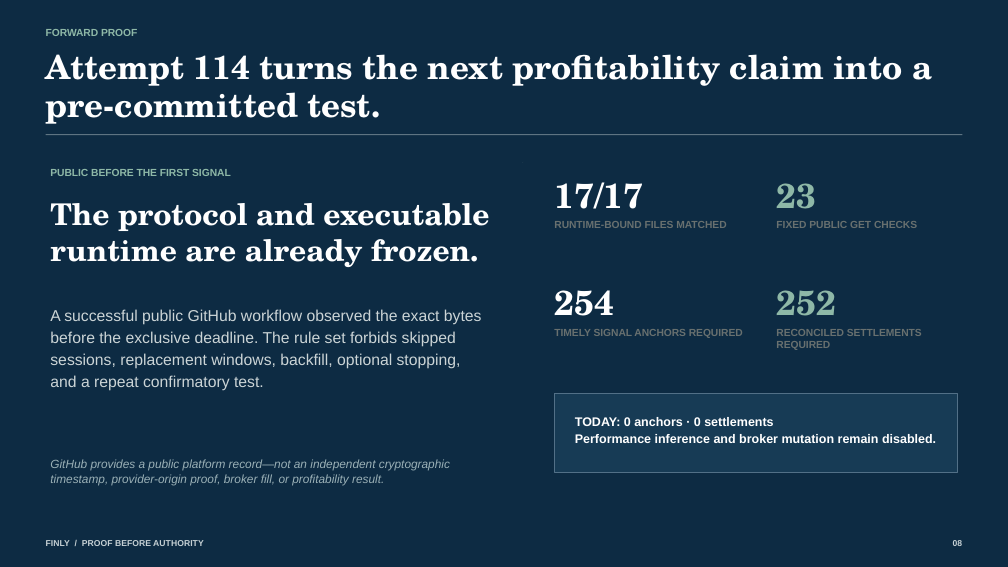
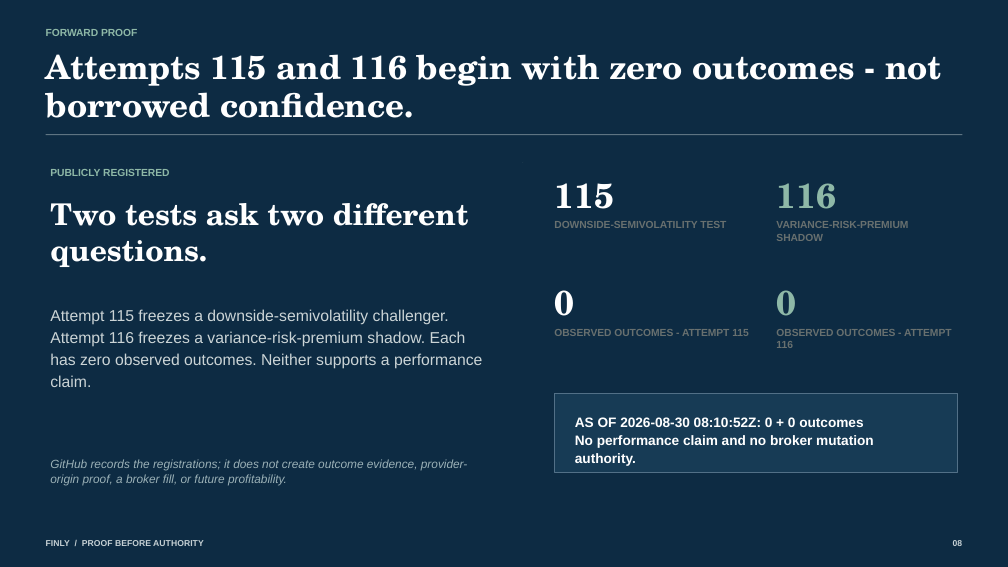
Before and after one commit to owlsowo/finly-bot, a slide deck: slide 8 of public/judge/Finly_Consulting_Deck.pptx. Drawn at 1008x567 pixels with LibreOffice and Linux fonts; fonts in the diff are those of the drawing. Boxes give left, top, right and bottom in pixels: in the first picture for what was removed or moved away, otherwise in the second. Text is boxed around its words. In the diff, an @@ line names an element or a change of style, - is before the commit and + after.

```diff
--- a/public/judge/Finly_Consulting_Deck.pptx
+++ b/public/judge/Finly_Consulting_Deck.pptx
@@ text at <box>46,54,941,118</box>: text changed @@
-Attempt 114 turns the next profitability claim into a pre-committed test.
+Attempts 115 and 116 begin with zero outcomes - not borrowed confidence.
@@ text at <box>50,169,169,176</box>: text changed @@
-PUBLIC BEFORE THE FIRST SIGNAL
+PUBLICLY REGISTERED
@@ text at <box>50,203,469,267</box>: text changed @@
-The protocol and executable runtime are already frozen.
+Two tests ask two different questions.
@@ text at <box>554,183,614,209</box>: text changed @@
-17/17
+115
@@ text at <box>776,183,836,209</box>: text changed @@
-23
+116
@@ text at <box>554,221,726,228</box>: text changed @@
-RUNTIME-BOUND FILES MATCHED
+DOWNSIDE-SEMIVOLATILITY TEST
@@ text at <box>776,221,908,241</box>: text changed @@
-FIXED PUBLIC GET CHECKS
+VARIANCE-RISK-PREMIUM SHADOW
@@ text at <box>554,290,574,316</box>: text changed @@
-254
+0
@@ text at <box>776,290,796,316</box>: text changed @@
-252
+0
@@ text at <box>50,309,482,387</box>: text changed @@
-A successful public GitHub workflow observed the exact bytes before the exclusive deadline. The rule set forbids skipped sessions, replacement windows, backfill, optional stopping, and a repeat confirmatory test.
+Attempt 115 freezes a downside-semivolatility challenger. Attempt 116 freezes a variance-risk-premium shadow. Each has zero observed outcomes. Neither supports a performance claim.
@@ text at <box>554,329,749,336</box>: text changed @@
-TIMELY SIGNAL ANCHORS REQUIRED
+OBSERVED OUTCOMES - ATTEMPT 115
@@ text at <box>776,329,951,348</box>: text changed @@
-RECONCILED SETTLEMENTS REQUIRED
+OBSERVED OUTCOMES - ATTEMPT 116
@@ text at <box>575,417,873,466</box>: text changed; size 11.9 to 12.9 pt @@
-TODAY: 0 anchors · 0 settlements
-Performance inference and broker mutation remain disabled.
+AS OF 2026-08-30 08:10:52Z: 0 + 0 outcomes
+No performance claim and no broker mutation authority.
@@ text at <box>50,459,468,486</box>: text changed @@
-GitHub provides a public platform record—not an independent cryptographic timestamp, provider-origin proof, broker fill, or profitability result.
+GitHub records the registrations; it does not create outcome evidence, provider-origin proof, a broker fill, or future profitability.
```
Also in this commit, not shown: 5 other slides changed, 3 slides added, 3 slides removed, 30 other files.
